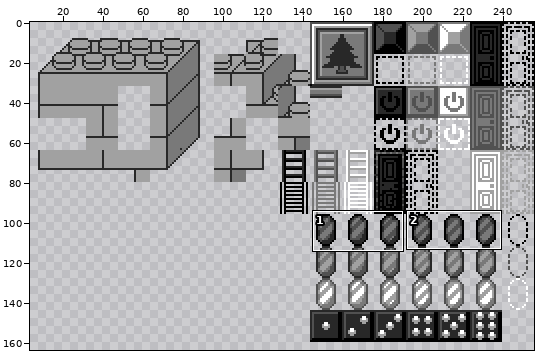
Edited in one commit: sprite sheet (bin/assets/img/tilesets/house.png). The first picture is a wide view before the edit; the outline marks the close-up.
Close-up. First the earlier version:
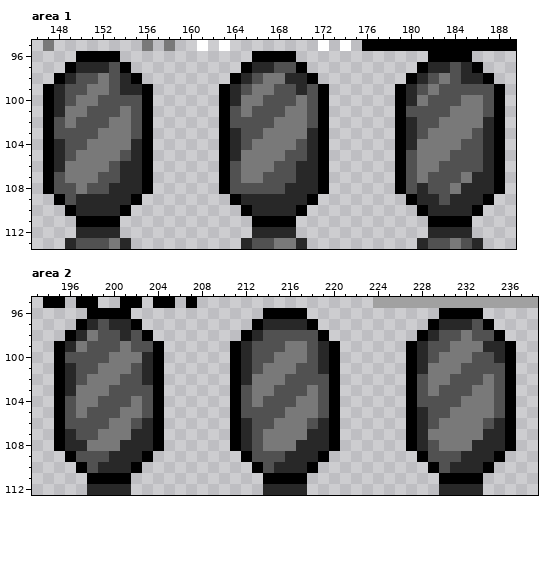
The file is 256x336 pixels. Shown: area 1: x 146..189, y 95..113; area 2: x 193..238, y 95..112. The wide view leaves out empty margins.
New version:
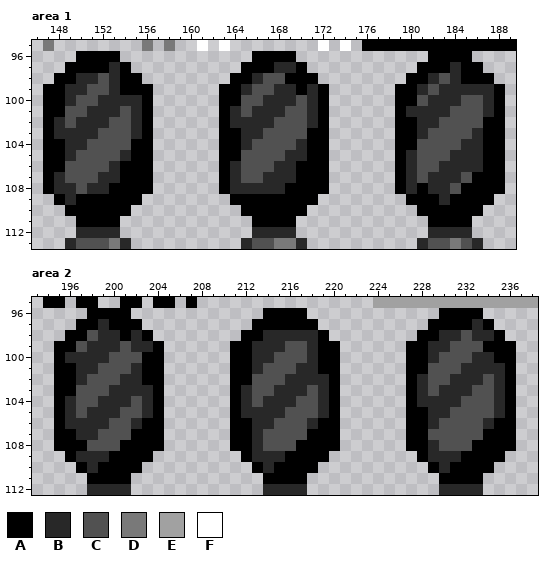
Palette (. is transparent): A #000000  B #282828  C #515151  D #797979  E #a1a1a1  F #ffffff
The exact change:
Changed rows in their new state; - is an unchanged pixel.
Area 1:
first column x 148:
 97 --AAAB------------AABB------------AABA--
 98 -ABBCBA----------ABCCAA----------ABCBAA-
 99 ABBCCBAA--------ABCCBBAB--------ABCBBBBB
100 ABCCBBBB--------ACCBBBCB--------ACBBBCCB
101 ACCBBBCB--------BCBBBCCB--------BBBBCCCB
102 BCBBBCCB--------BBBBCCCB--------ABBCCCCA
103 BBBBCCCB--------ABBCCCCA--------ABCCCCBA
104 ABBCCCCA--------ABCCCCBA--------ACCCCBBA
105 ABCCCCBA--------ACCCCBBA--------BCCCBBBA
106 ACCCCBAA--------BCCCBBAA--------BCCBBBBA
107 BCCCBBAA--------BCCBBBAA--------BCBBBCAA
108 BBCBBAAA--------BBBBBAAA--------BABBCAAA
109 -BAAAAA----------AAAAAA----------AABAAA-
110 --AAAA------------AAAA------------AAAA--
Area 2:
first column x 196:
 97 --ABAA------------AAAA------------AAAB--
 98 -ACBBAB----------ABBBBB----------ABBCBB-
 99 ACBBBCBB--------ABBBCCBA--------ABBCCCAA
100 BBBBCCCA--------ABBCCCBA--------ABCCCBBA
101 ABBCCCBA--------ABCCCBBA--------ACCCBBBB
102 ABCCCBBA--------ACCCBBBB--------BCCBBBCB
103 ACCCBBBB--------BCCBBBCB--------BCBBBCCB
104 BCCBBBCB--------BCBBBCCB--------BBBBCCCB
105 BCBBBCCB--------BBBBCCCB--------ABBCCCCB
106 BBBBCCBA--------ABBCCCBA--------ABCCCCBA
107 ABBCCCAA--------ABCCCCAA--------ACCCCCAA
108 AACCCAAA--------ABCCCAAA--------ABCCCAAA
109 -BBBAAA----------BBBAAA----------BBBAAA-
110 --BAAA------------BAAA------------BAAA--
Where, in picture pixels (left, top, right, bottom), the same in both close-ups:
changed: (54, 62, 142, 216)
changed: (230, 62, 318, 216)
changed: (406, 62, 494, 216)
changed: (65, 319, 153, 473)
changed: (241, 319, 329, 473)
changed: (417, 319, 505, 473)
